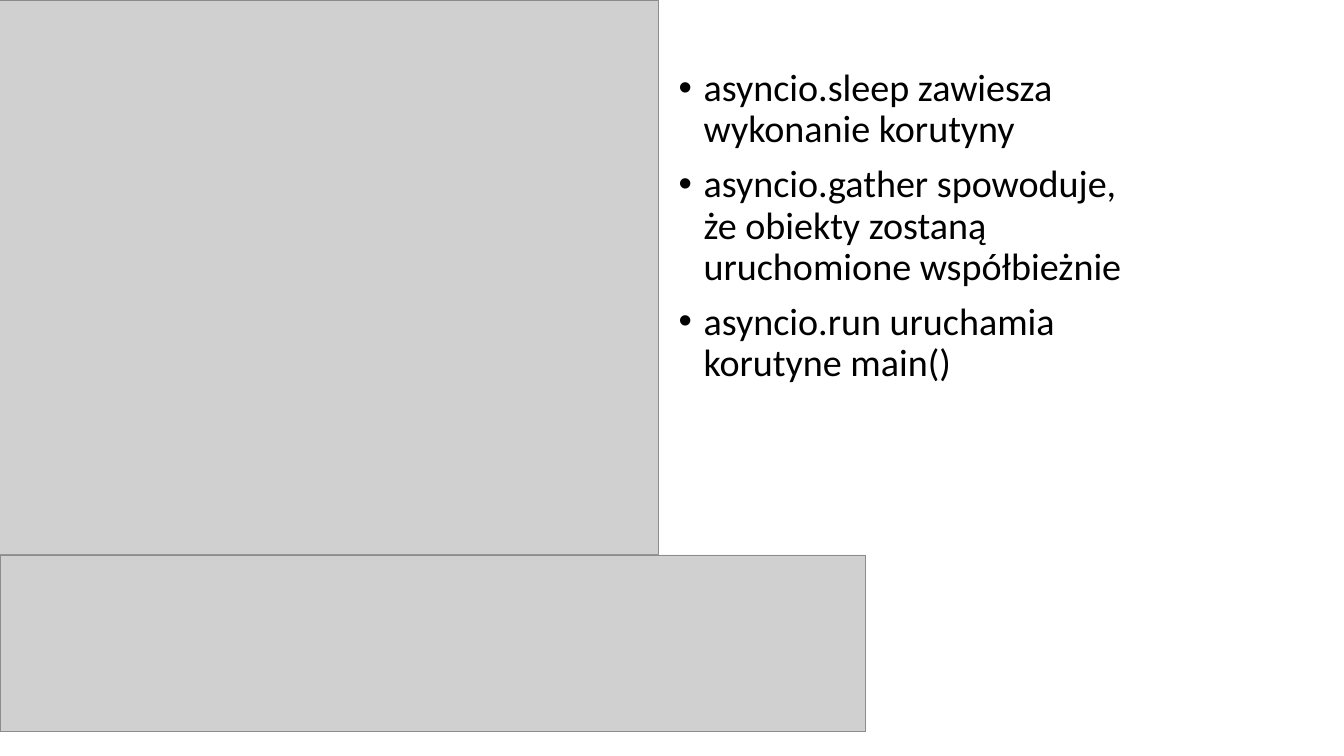
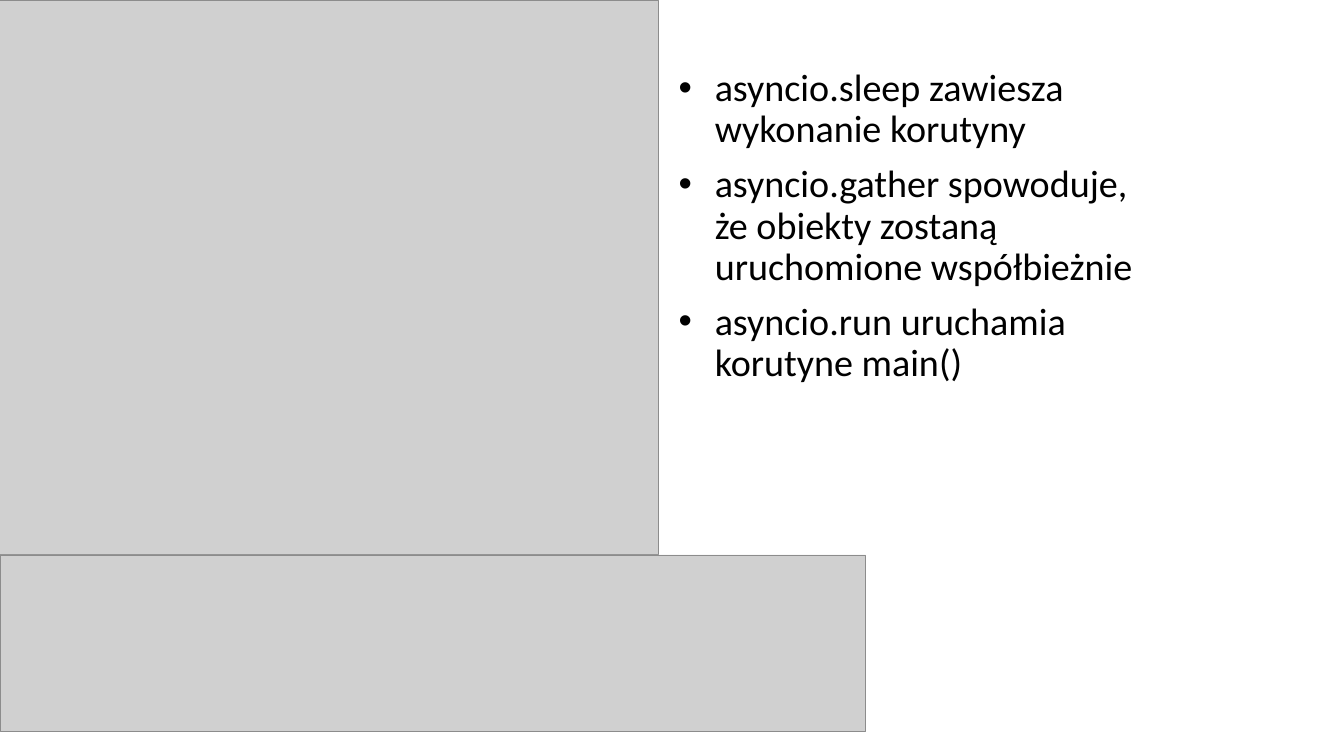
Before and after one commit to mpedziwiatr02/JPWP-User-Registration, a slide deck: slide 11 of PRESENTATION.odp. Drawn at 1344x756 pixels with LibreOffice and Linux fonts; fonts in the diff are those of the drawing; grey boxes stand for pictures; background and template pictures are left out. Boxes give left, top, right and bottom in pixels: in the first picture for what was removed or moved away, otherwise in the second. Text is boxed around its words. In the diff, an @@ line names an element or a change of style, - is before the commit and + after.

```diff
--- a/PRESENTATION.odp
+++ b/PRESENTATION.odp
@@ text "asyncio.sleep zawiesza wykonanie korutyny" at box(715, 74, 1132, 382): indent changed @@
```
Also in this commit, not shown: 18 other slides changed.
